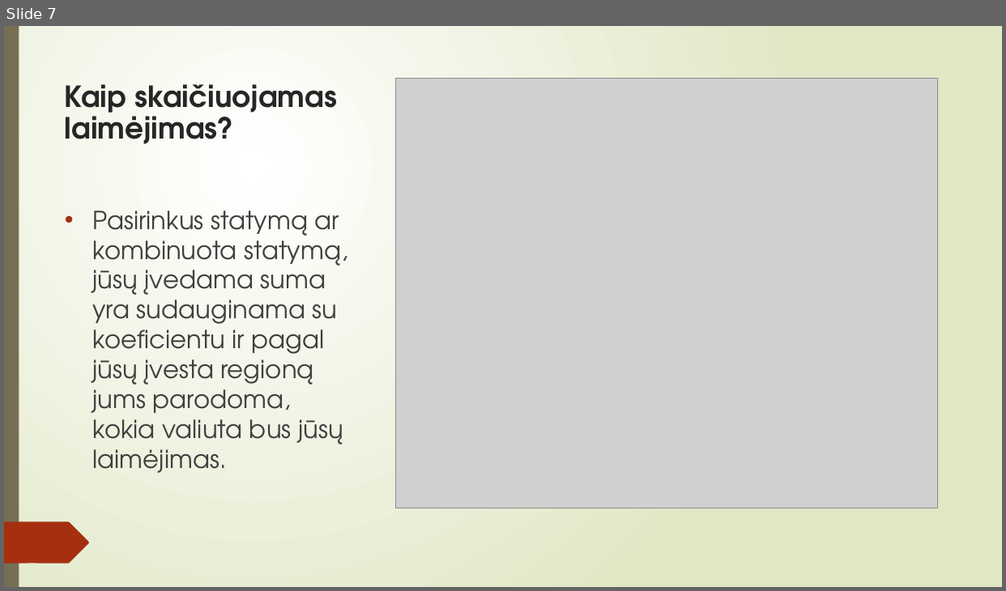
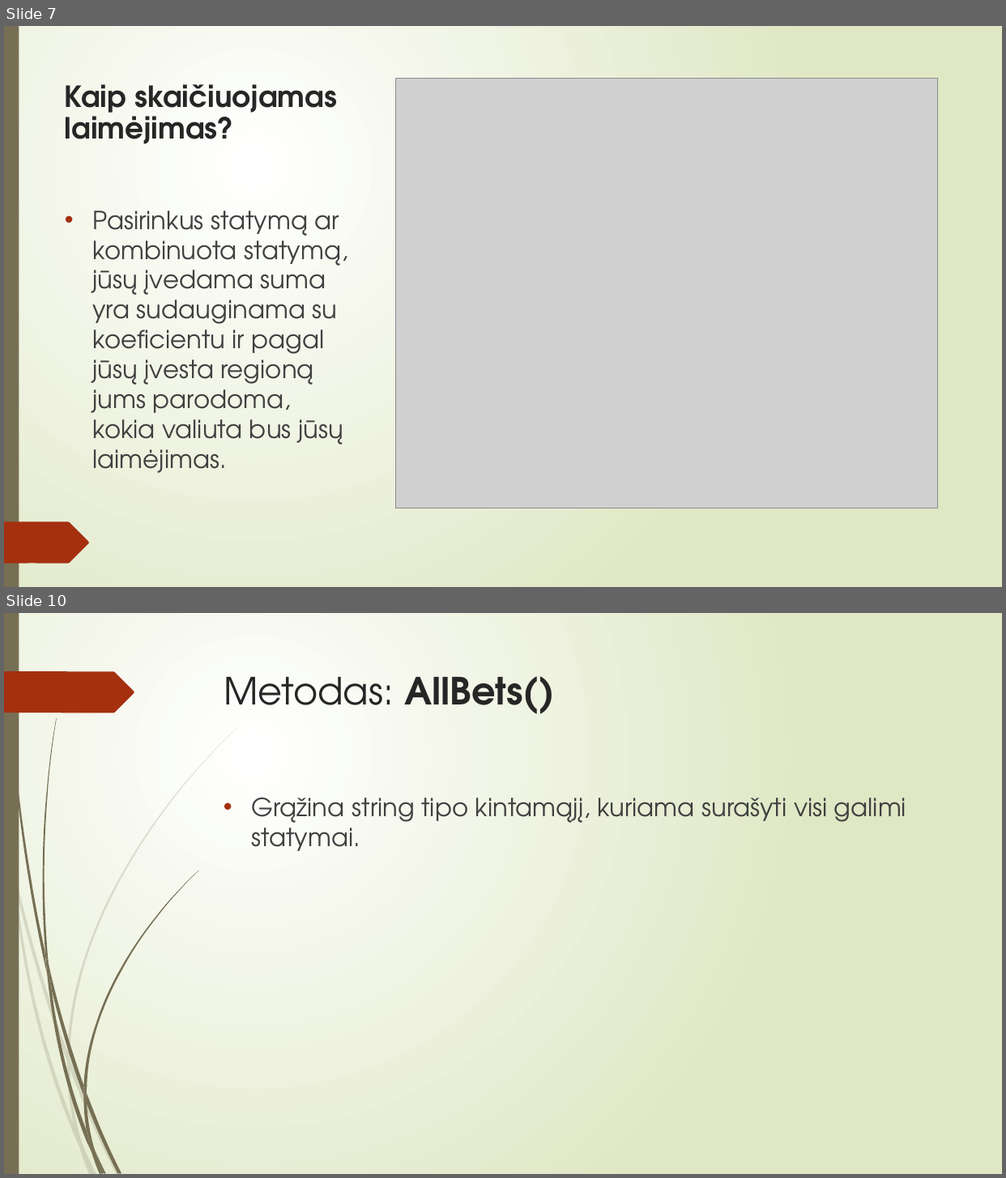
Before and after one commit to PetrasBukelis/WebServiceFinalProject, a slide deck: Bets4You Pristatymas.pptx. Shown one above the other, each under a label of ours: slide 7 before the commit, slides 7 and 10 after it; the slides between them are not shown. The pictures are 1006x591 and 1006x1178 pixels, drawn with LibreOffice and Linux fonts; fonts in the diff are those of the drawing; grey boxes stand for pictures. Boxes give left, top, right and bottom in pixels: in the first picture for what was removed or moved away, otherwise in the second. Text is boxed around its words. In the diff, an @@ line names an element or a change of style, - is before the commit and + after.

```diff
--- a/Bets4You Pristatymas.pptx
+++ b/Bets4You Pristatymas.pptx
@@ slide 10 added at box(4, 613, 1002, 1174), background gradient #FFFFFF to #DFE8C4; not listed: 23 template elements that a slide beside it also shows @@
@@ rectangle added at box(4, 613, 19, 1174), fill #766F54 @@
@@ title added at box(224, 676, 555, 714), 36 pt, text #262626, bold @@
+Metodas: AllBets()
@@ text added at box(252, 798, 906, 851), 24 pt, text #404040 @@
+• Grąžina string tipo kintamąjį, kuriama surašyti visi galimi statymai.
```
Also in this commit, not shown: 13 other slides added.
